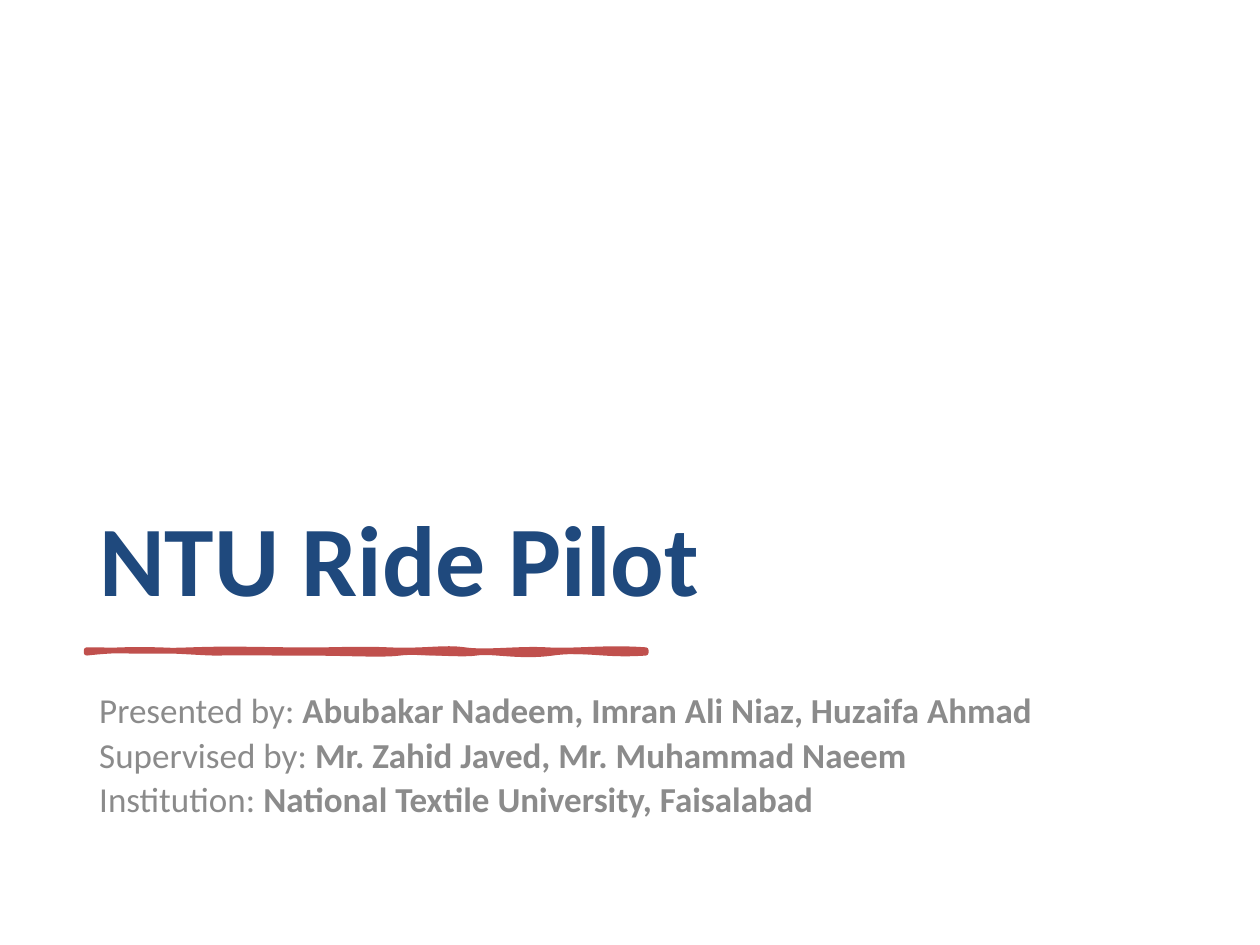
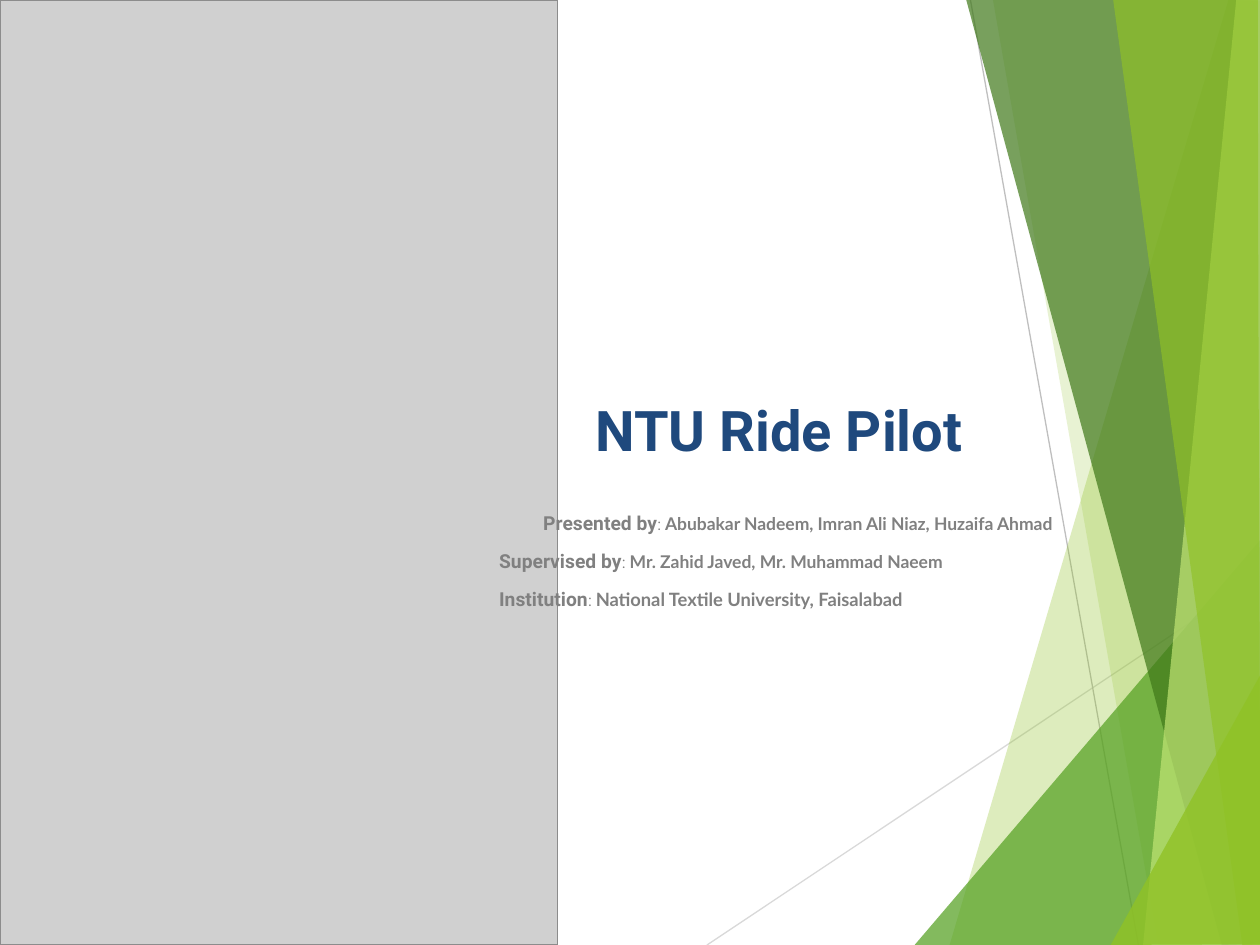
Before and after one commit to Abubakar-doc/FYP-24-SE-A-204, a slide deck: slide 1 of NTU Ride Pilot.pptx. Drawn at 1260x945 pixels with LibreOffice and Linux fonts; fonts in the diff are those of the drawing; grey boxes stand for pictures. Boxes give left, top, right and bottom in pixels: in the first picture for what was removed or moved away, otherwise in the second. Text is boxed around its words. In the diff, an @@ line names an element or a change of style, - is before the commit and + after.

Commit message:
Update the Presentation ppt file

```diff
--- a/NTU Ride Pilot.pptx
+++ b/NTU Ride Pilot.pptx
@@ group added at (0,0,1260,945): 8 freeform shapes, 2 lines @@
@@ picture added at (0,0,557,945) @@
@@ title "NTU Ride Pilot": place and size @@
-title "NTU Ride Pilot" at (99,526,699,597)
+title "NTU Ride Pilot" at (595,409,962,452)
@@ title "NTU Ride Pilot" at (595,409,962,452): size 57 to 32 pt, font Calibri to Roboto; alignment left to right @@
@@ subtitle "Presented by: Abubakar Nadeem, Imran ...": place and size @@
-subtitle "Presented by: Abubakar Nadeem, Imran ..." at (99,698,1032,818)
+subtitle "Presented by: Abubakar Nadeem, Imran ..." at (499,512,1052,612)
@@ subtitle "Presented by: Abubakar Nadeem, Imran ..." at (499,512,1052,612): size 20 to 11 pt, font Calibri to Roboto, bold on in "Presented by:", "Supervised by:", "Institution:"; size 20 to 9 pt in "by:", "by:", "Institution:"; size 20 to 10 pt in "Abubakar Nadeem, Imran Ali Niaz, Huzaifa Ahmad", "Mr. Zahid Javed, Mr. Muhammad Naeem"; font Calibri to Lato in "Abubakar Nadeem, Imran Ali Niaz, Huzaifa Ahmad", "Mr. Zahid Javed, Mr. Muhammad Naeem", "National Textile University, Faisalabad"; text colour #8C8C8C to #808080; size 20 to 10.5 pt in "National Textile University, Faisalabad"; alignment left to right; more space between paragraphs @@
@@ freeform shape removed at (87,650,646,653) @@
```
Also in this commit, not shown: 7 other slides changed.
